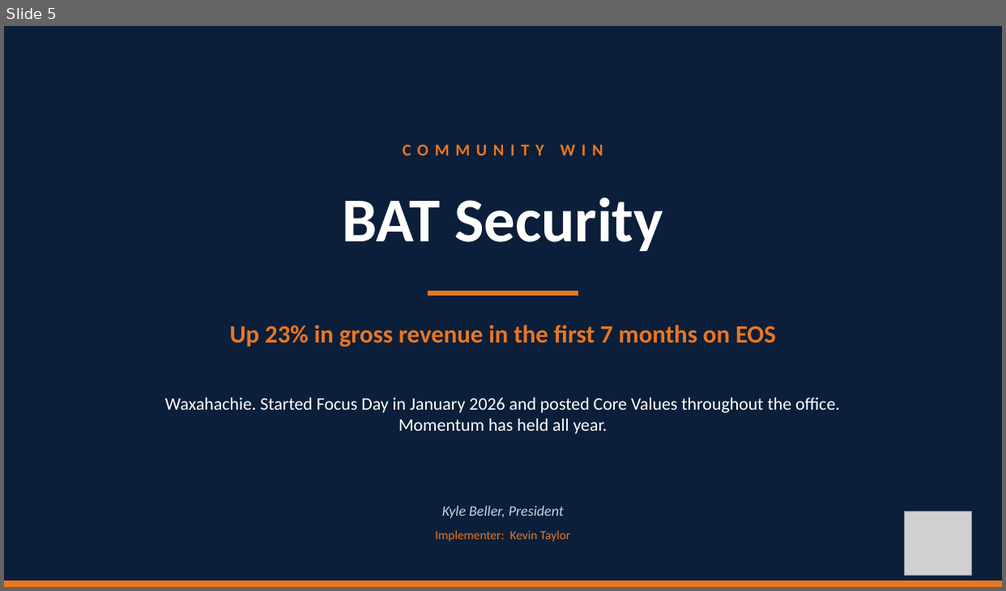
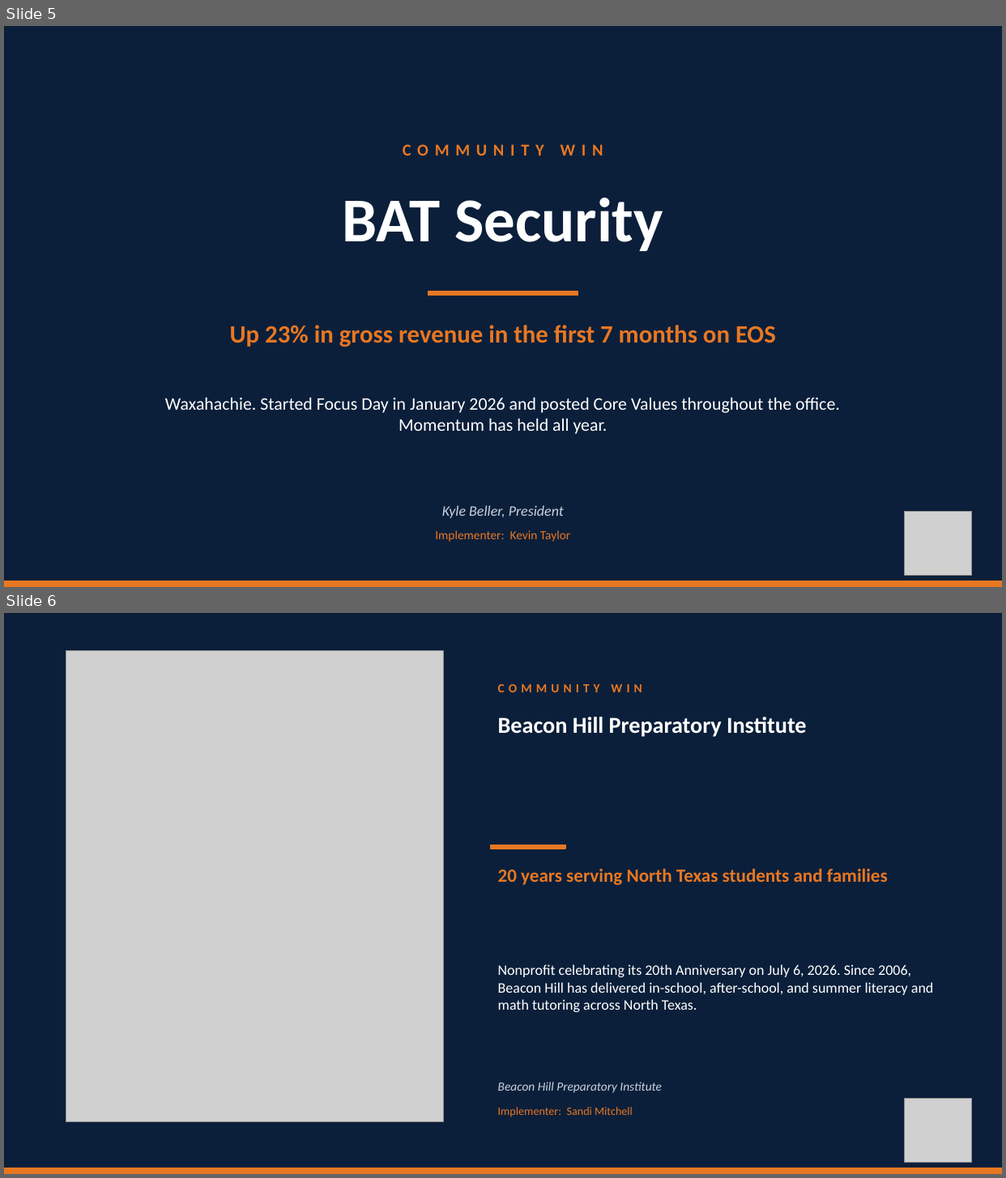
Before and after one commit to TicoRicoRay/wroe-dallas-2026, a slide deck: deliverables/celebrations-loop/Celebrations-Loop.pptx. Shown one above the other, each under a label of ours: slide 5 before the commit, slides 5 and 6 after it. The pictures are 1006x591 and 1006x1178 pixels, drawn with LibreOffice and Linux fonts; fonts in the diff are those of the drawing; grey boxes stand for pictures. Boxes give left, top, right and bottom in pixels: in the first picture for what was removed or moved away, otherwise in the second. Text is boxed around its words. In the diff, an @@ line names an element or a change of style, - is before the commit and + after.

```diff
--- a/deliverables/celebrations-loop/Celebrations-Loop.pptx
+++ b/deliverables/celebrations-loop/Celebrations-Loop.pptx
@@ slide 6 added at [4,613,1002,1174], background #0B1F3A @@
@@ picture added at [66,650,444,1122] @@
@@ text added at [498,684,641,692], 12 pt, text #E87722, bold @@
+COMMUNITY WIN
@@ text added at [498,717,807,737], 22 pt, text #FFFFFF, bold @@
+Beacon Hill Preparatory Institute
@@ rectangle added at [491,845,565,849], fill #E87722, outline #E87722 1 pt @@
@@ text added at [498,868,888,885], 18 pt, text #E87722, bold @@
+20 years serving North Texas students and families
@@ text added at [498,965,933,1012], 14 pt, text #FFFFFF @@
+Nonprofit celebrating its 20th Anniversary on July 6, 2026. Since 2006, Beacon Hill has delivered in-school, after-school, and summer literacy and math tutoring across North Texas.
@@ text added at [498,1082,662,1093], 12 pt, text #C9D2DE, italic @@
+Beacon Hill Preparatory Institute
@@ text added at [498,1107,633,1118], 11 pt, text #E87722 @@
+Implementer: Sandi Mitchell
@@ picture added at [905,1099,972,1162] @@
@@ rectangle added at [4,1169,1002,1174], fill #E87722, outline #E87722 1 pt @@
```
Also in this commit, not shown: 1 slide changed, 1 other slide added, 19 other files.
